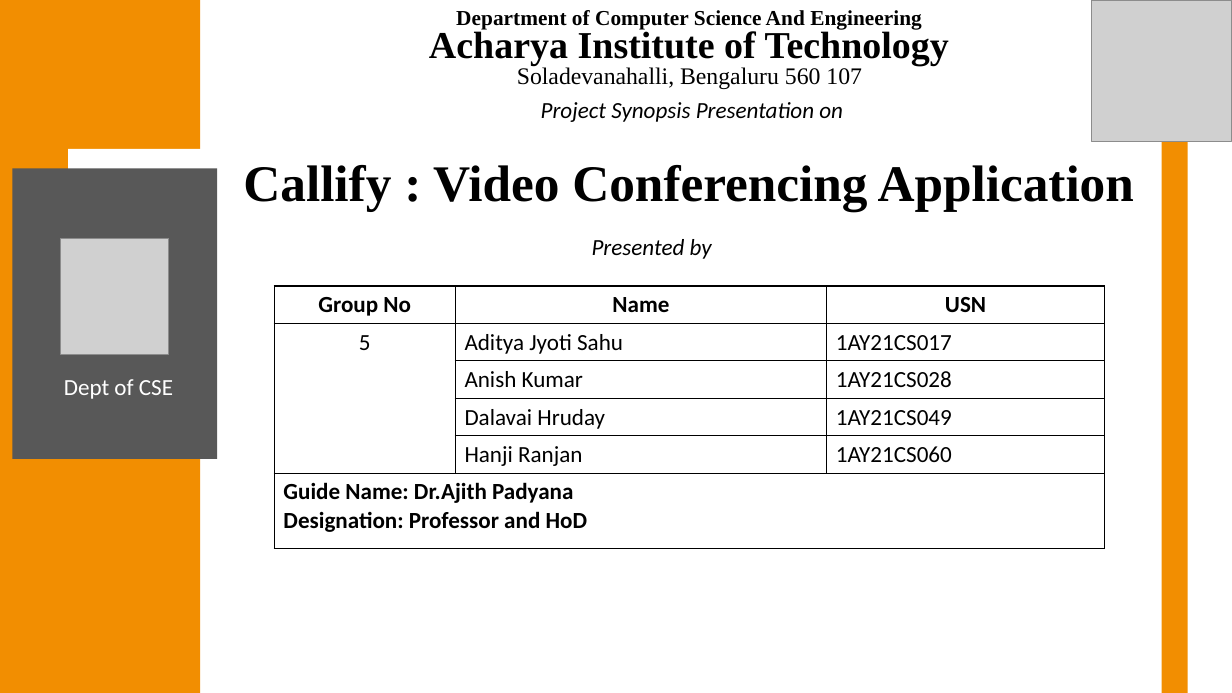
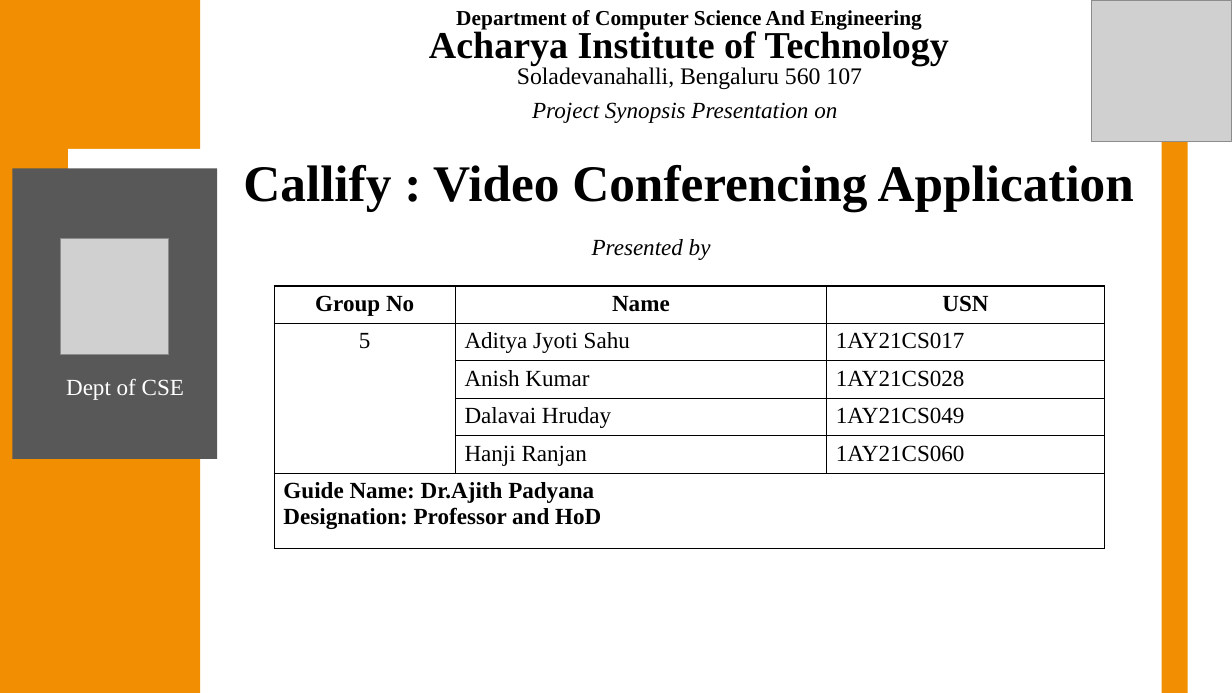
Before and after one commit to Anish202020/7th-Semester, a slide deck: slide 2 of Report & PPT/Project Work/Ppt/Callify Synopsis.pptx. Drawn at 1232x693 pixels with LibreOffice and Linux fonts; fonts in the diff are those of the drawing; grey boxes stand for pictures. Boxes give left, top, right and bottom in pixels: in the first picture for what was removed or moved away, otherwise in the second. Text is boxed around its words. In the diff, an @@ line names an element or a change of style, - is before the commit and + after.

```diff
--- a/Report & PPT/Project Work/Ppt/Callify Synopsis.pptx
+++ b/Report & PPT/Project Work/Ppt/Callify Synopsis.pptx
@@ font Calibri to Times New Roman in 3 elements at [66, 379, 184, 400], [592, 239, 711, 260], [532, 102, 837, 123] @@
@@ text "Project Synopsis Presentation on": place and size @@
-text "Project Synopsis Presentation on" at [541, 102, 843, 122]
+text "Project Synopsis Presentation on" at [532, 102, 837, 123]
@@ table at [274, 287, 1105, 549] @@
@@ font Calibri to Times New Roman @@
```
Also in this commit, not shown: 13 other slides changed, 5 slides removed.
